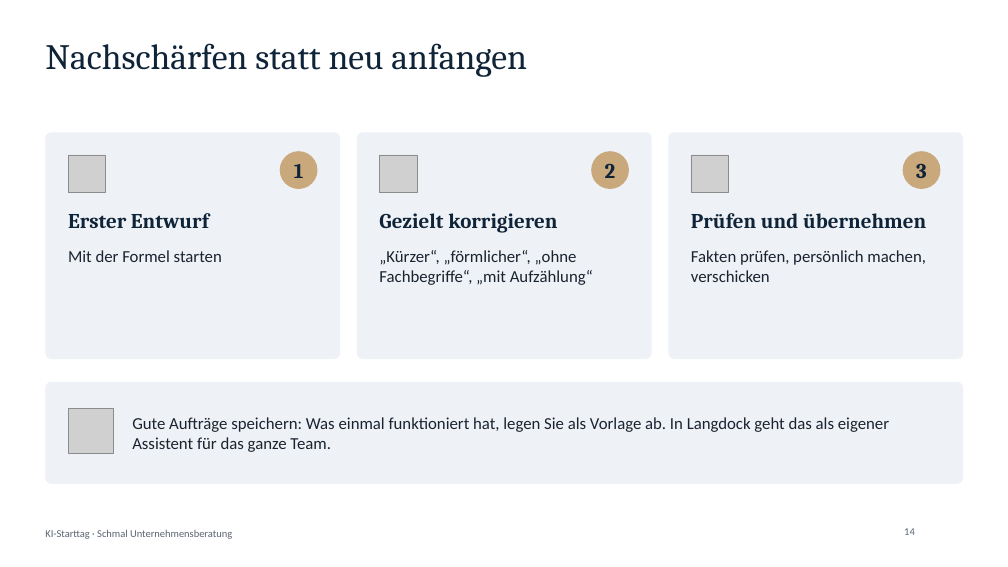
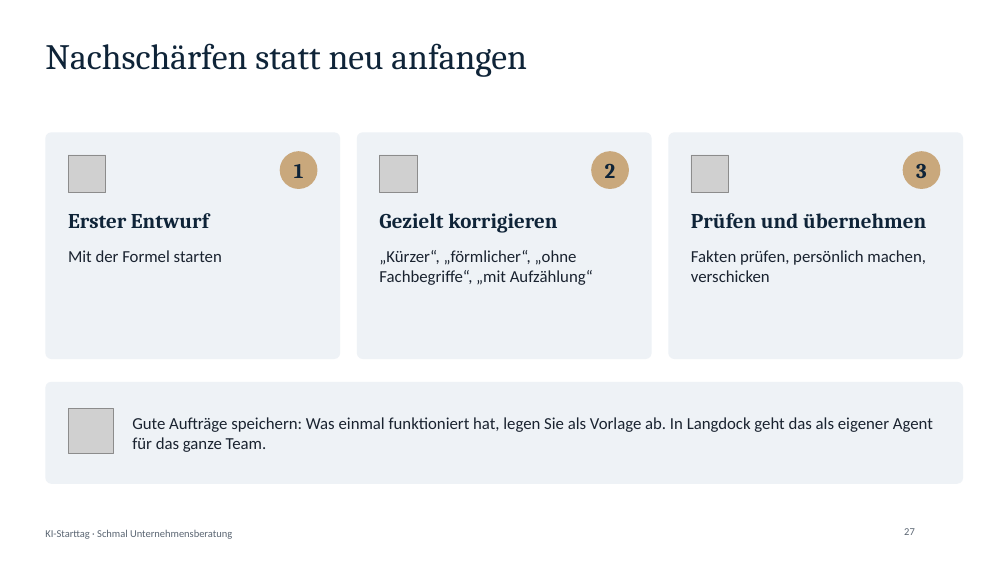
Before and after one commit to ESUnternehmensberatung/schmal-unternehmensberatung-website, a slide deck: slide 27 of starttag/KI-Starttag-Praesentation.pptx (slide 14 before the commit). Drawn at 1008x567 pixels with LibreOffice and Linux fonts; fonts in the diff are those of the drawing; grey boxes stand for pictures; background and template pictures are left out. Boxes give left, top, right and bottom in pixels: in the first picture for what was removed or moved away, otherwise in the second. Text is boxed around its words. In the diff, an @@ line names an element or a change of style, - is before the commit and + after.

```diff
--- a/starttag/KI-Starttag-Praesentation.pptx
+++ b/starttag/KI-Starttag-Praesentation.pptx
@@ text at (132, 417, 933, 452): text changed @@
-Gute Aufträge speichern: Was einmal funktioniert hat, legen Sie als Vorlage ab. In Langdock geht das als eigener Assistent für das ganze Team.
+Gute Aufträge speichern: Was einmal funktioniert hat, legen Sie als Vorlage ab. In Langdock geht das als eigener Agent für das ganze Team.
@@ page number at (904, 528, 915, 535): text changed @@
-14
+27
```
Also in this commit, not shown: 12 other slides changed, 25 slides added, 4 other files.
